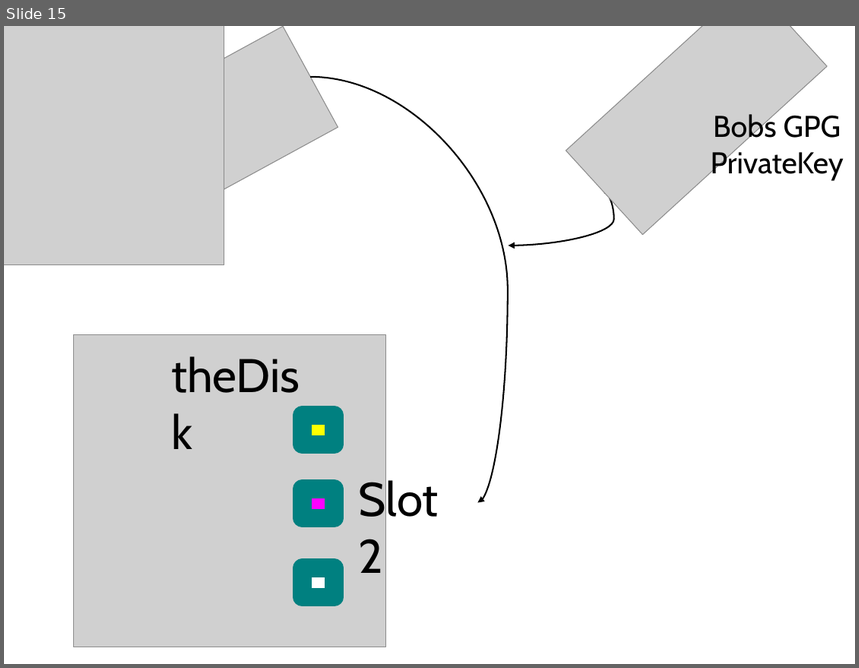
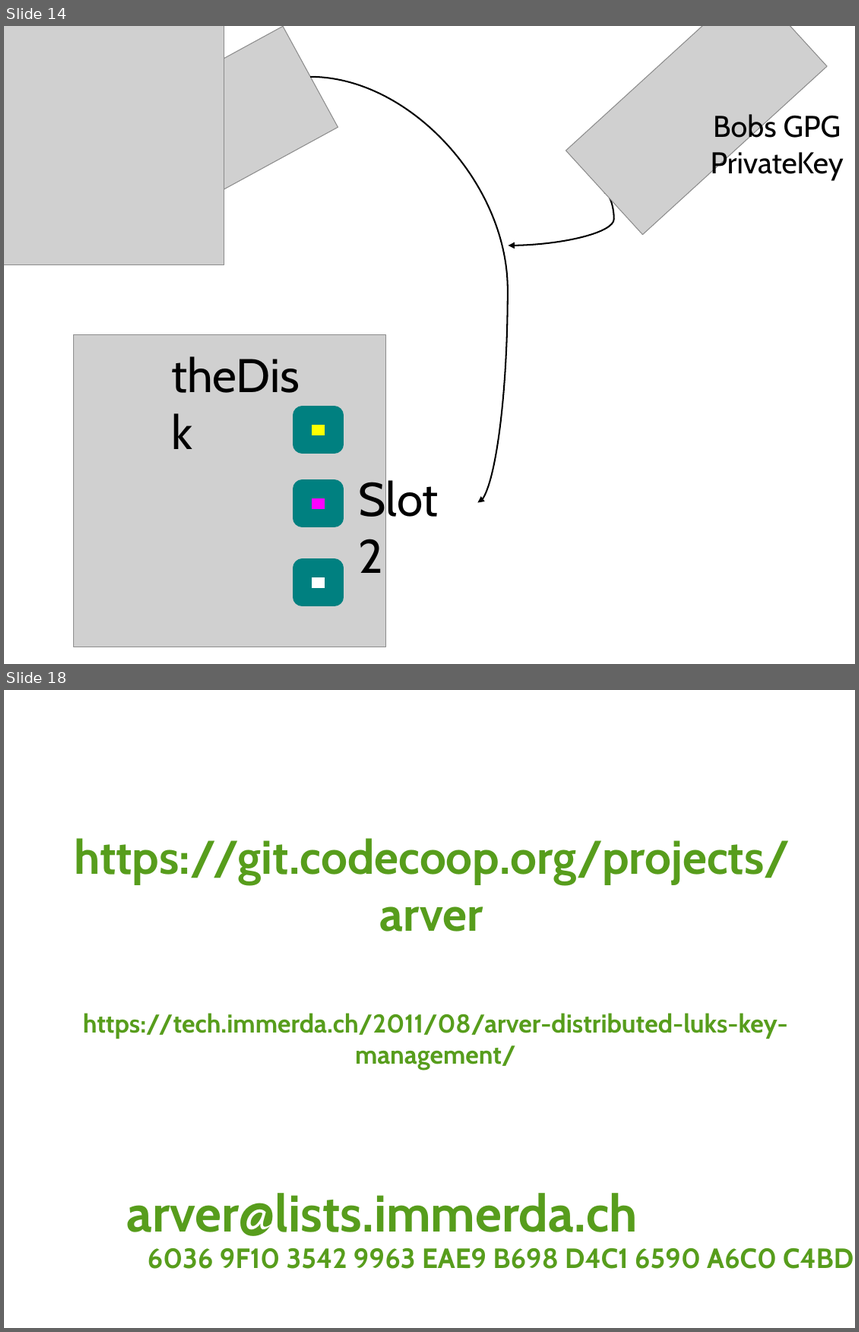
Before and after one commit to arver/arver, a slide deck: presentation/28c3.odp. Shown one above the other, each under a label of ours: slide 15 before the commit, slides 14 and 18 after it; the slides between them are not shown. The pictures are 859x668 and 859x1332 pixels, drawn with LibreOffice and Linux fonts; fonts in the diff are those of the drawing; grey boxes stand for pictures. Boxes give left, top, right and bottom in pixels: in the first picture for what was removed or moved away, otherwise in the second. Text is boxed around its words. In the diff, an @@ line names an element or a change of style, - is before the commit and + after.

```diff
--- a/presentation/28c3.odp
+++ b/presentation/28c3.odp
@@ slide 18 added at <box>4,690,855,1328</box>, background #FFFFFF @@
@@ title added at <box>74,838,790,932</box>, 44 pt, text #579D1C, bold @@
+https://git.codecoop.org/projects/arver
@@ title added at <box>83,1013,788,1069</box>, 24 pt, text #579D1C, bold @@
+https://tech.immerda.ch/2011/08/arver-distributed-luks-key-management/
@@ title added at <box>127,1193,638,1236</box>, 48 pt, text #579D1C, bold @@
+arver@lists.immerda.ch
@@ title added at <box>148,1249,854,1269</box>, 26 pt, text #579D1C, bold @@
+6036 9F10 3542 9963 EAE9 B698 D4C1 6590 A6C0 C4BD
@@ what was slide 15 is now slide 14 @@
```
Also in this commit, not shown: 9 slides changed, 3 other slides added, 3 slides removed, 1 other file.
